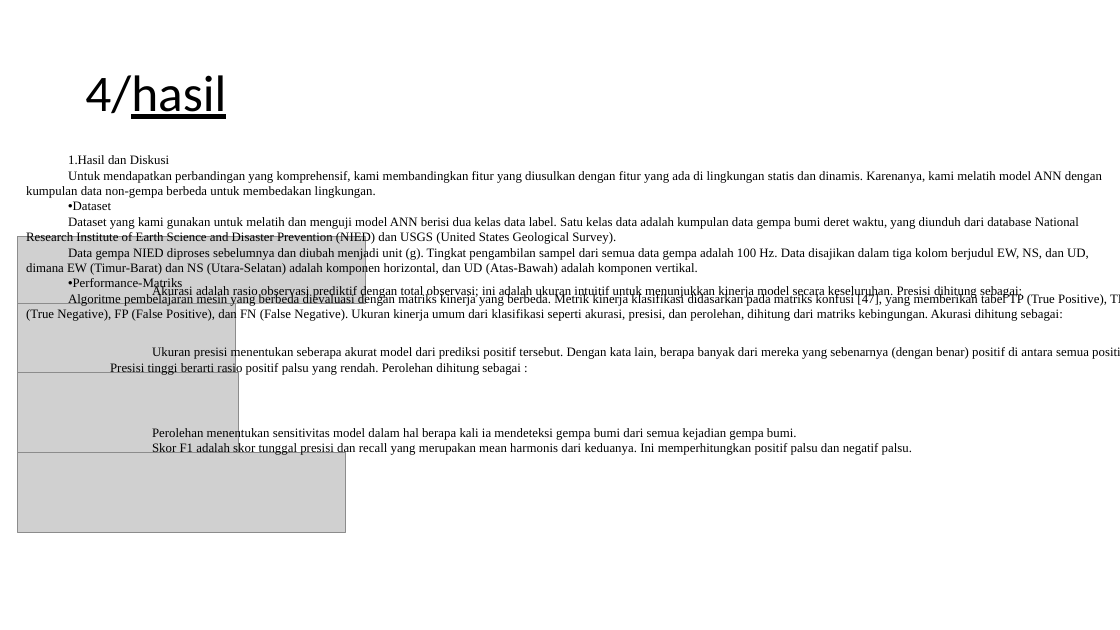
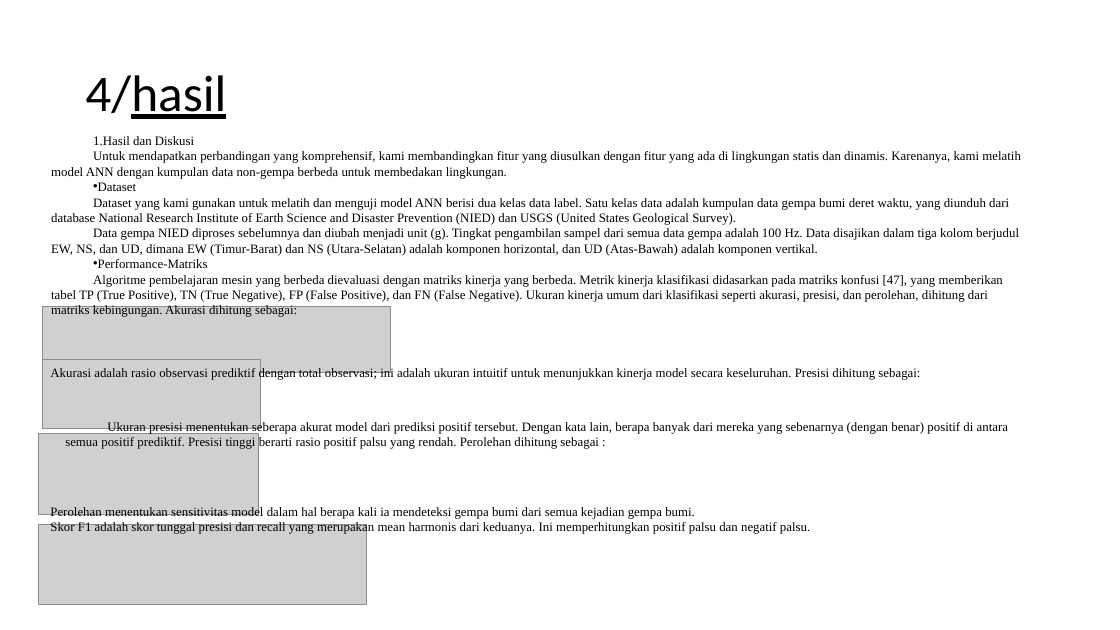
Before and after one commit to juvina03/SBP, a slide deck: slide 18 of PPT_Presentasi_SBP.pptx (slide 17 before the commit). Drawn at 1120x630 pixels with LibreOffice and Linux fonts; fonts in the diff are those of the drawing; grey boxes stand for pictures. Boxes give left, top, right and bottom in pixels: in the first picture for what was removed or moved away, otherwise in the second. Text is boxed around its words. In the diff, an @@ line names an element or a change of style, - is before the commit and + after.

```diff
--- a/PPT_Presentasi_SBP.pptx
+++ b/PPT_Presentasi_SBP.pptx
@@ text "Hasil dan Diskusi" rewrapped from (26,155,1120,321) to (51,136,1021,317) @@
@@ picture: place and size @@
-picture at (18,237,365,303)
+picture at (43,306,391,372)
@@ text "Akurasi adalah rasio observasi prediktif ...": place and size @@
-text "Akurasi adalah rasio observasi prediktif ..." at (152,285,1022,298)
+text "Akurasi adalah rasio observasi prediktif ..." at (50,367,920,380)
@@ picture: place and size @@
-picture at (18,303,235,372)
+picture at (43,360,260,429)
@@ text "Ukuran presisi menentukan seberapa akurat ..." rewrapped from (110,347,1089,375) to (65,421,1008,449) @@
@@ picture: place and size @@
-picture at (18,372,238,453)
+picture at (38,434,258,514)
@@ text "Perolehan menentukan sensitivitas model dalam ...": place and size @@
-text "Perolehan menentukan sensitivitas model dalam ..." at (152,427,912,455)
+text "Perolehan menentukan sensitivitas model dalam ..." at (50,506,810,535)
@@ picture: place and size @@
-picture at (18,453,346,533)
+picture at (38,524,366,604)
```
Also in this commit, not shown: 14 other slides changed, 1 slide added.
